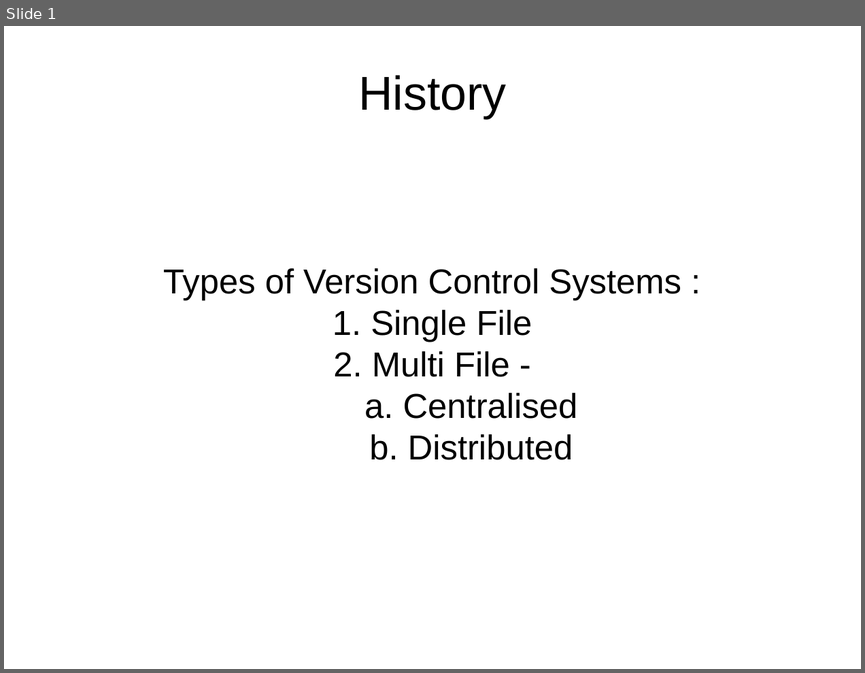
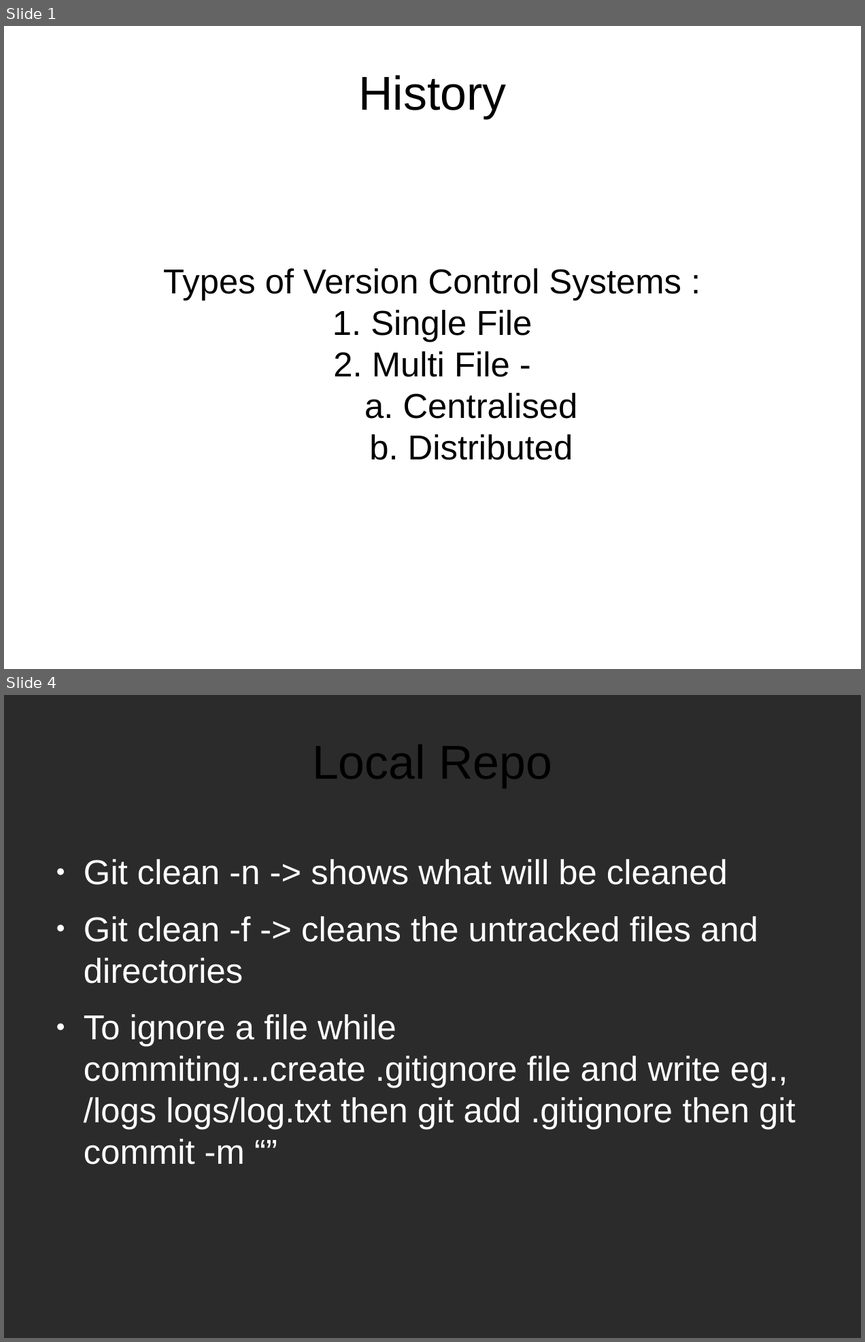
Before and after one commit to tanmayrajani/Internship_PreWork, a slide deck: Git/Git_Notes.odp. Shown one above the other, each under a label of ours: slide 1 before the commit, slides 1 and 4 after it; the slides between them are not shown. The pictures are 865x673 and 865x1342 pixels, drawn with LibreOffice and Linux fonts; fonts in the diff are those of the drawing; background and template pictures are left out; a plain dark background stands for a picture behind light text. Boxes give left, top, right and bottom in pixels: in the first picture for what was removed or moved away, otherwise in the second. Text is boxed around its words. In the diff, an @@ line names an element or a change of style, - is before the commit and + after.

```diff
--- a/Git/Git_Notes.odp
+++ b/Git/Git_Notes.odp
@@ slide 4 added at [4, 695, 861, 1338], background picture (left out) @@
@@ title added at [312, 745, 552, 788], 44 pt, text #000000 @@
+Local Repo
@@ text added at [84, 859, 796, 1164], 32 pt, text #FFFFFF @@
+● Git clean -n -> shows what will be cleaned
+● Git clean -f -> cleans the untracked files and directories
+● To ignore a file while commiting...create .gitignore file and write eg., /logs logs/log.txt then git add .gitignore then git commit -m “”
```
Also in this commit, not shown: 5 other slides added.
